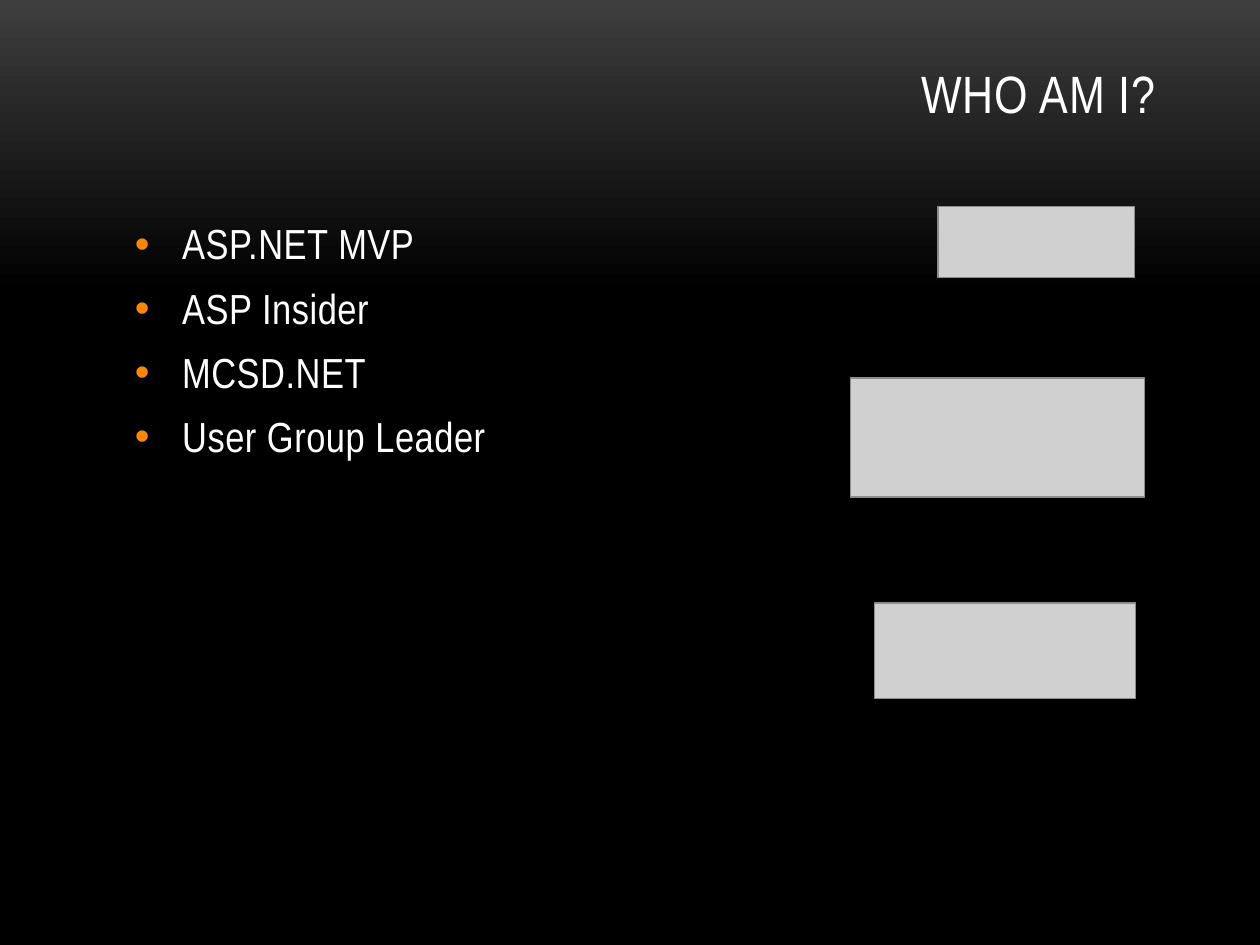
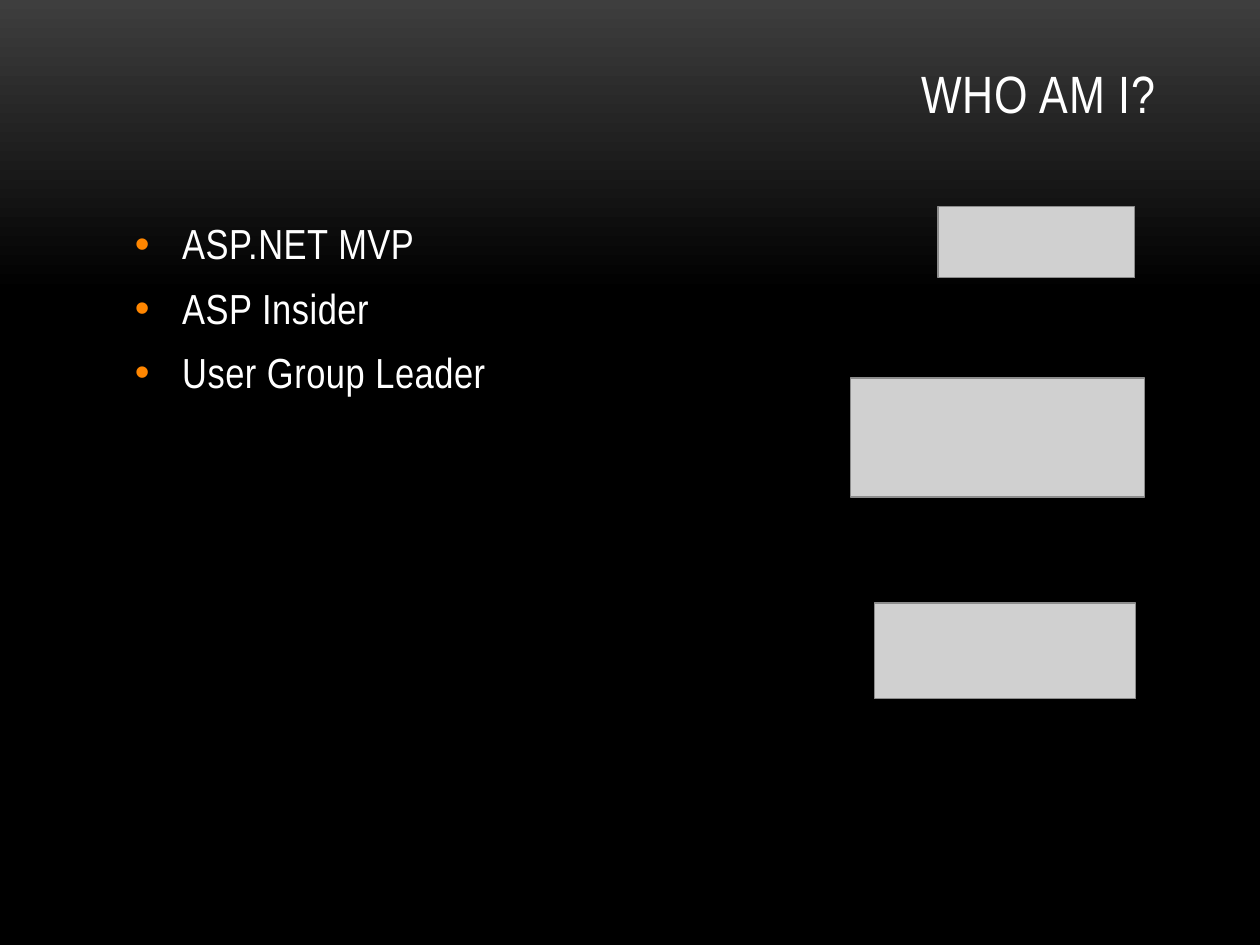
Before and after one commit to lozanotek/opensource, a slide deck: slide 5 of slides/open_source.pptx. Drawn at 1260x945 pixels with LibreOffice and Linux fonts; fonts in the diff are those of the drawing; grey boxes stand for pictures. Boxes give left, top, right and bottom in pixels: in the first picture for what was removed or moved away, otherwise in the second. Text is boxed around its words. In the diff, an @@ line names an element or a change of style, - is before the commit and + after.

```diff
--- a/slides/open_source.pptx
+++ b/slides/open_source.pptx
@@ text at (182,358,365,389): paragraph removed @@
-• MCSD.NET
```
Also in this commit, not shown: 3 other slides changed, 2 slides removed, 1 other file.
